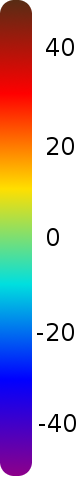
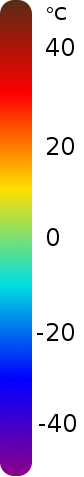
Revision of a layered 84px x 477px image; what changed, layer by layer:
added layer "°C" above "40" over [47, 7, 66, 20]
painted on "Layer #1" over [47, 7, 66, 20]
